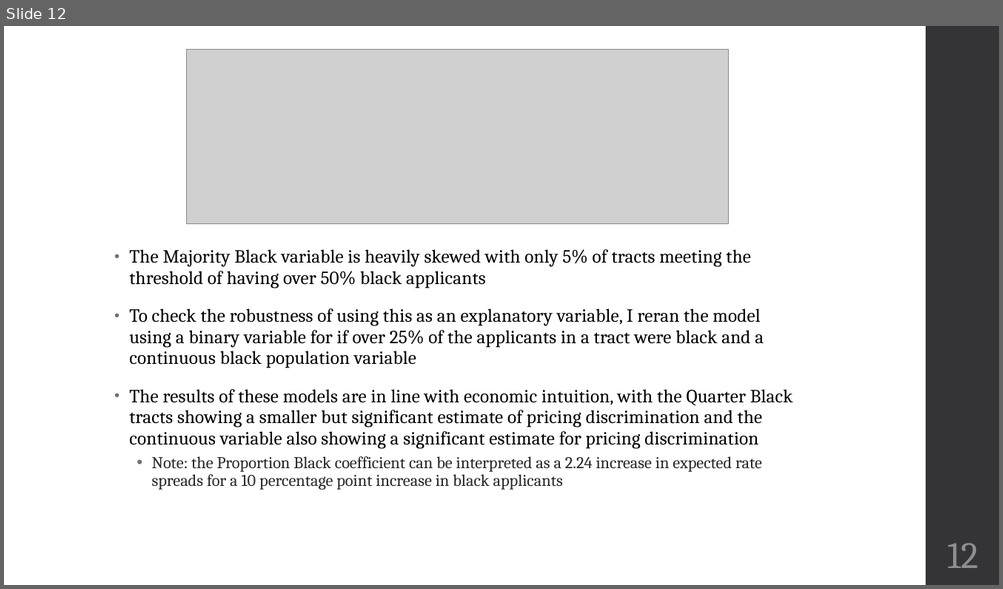
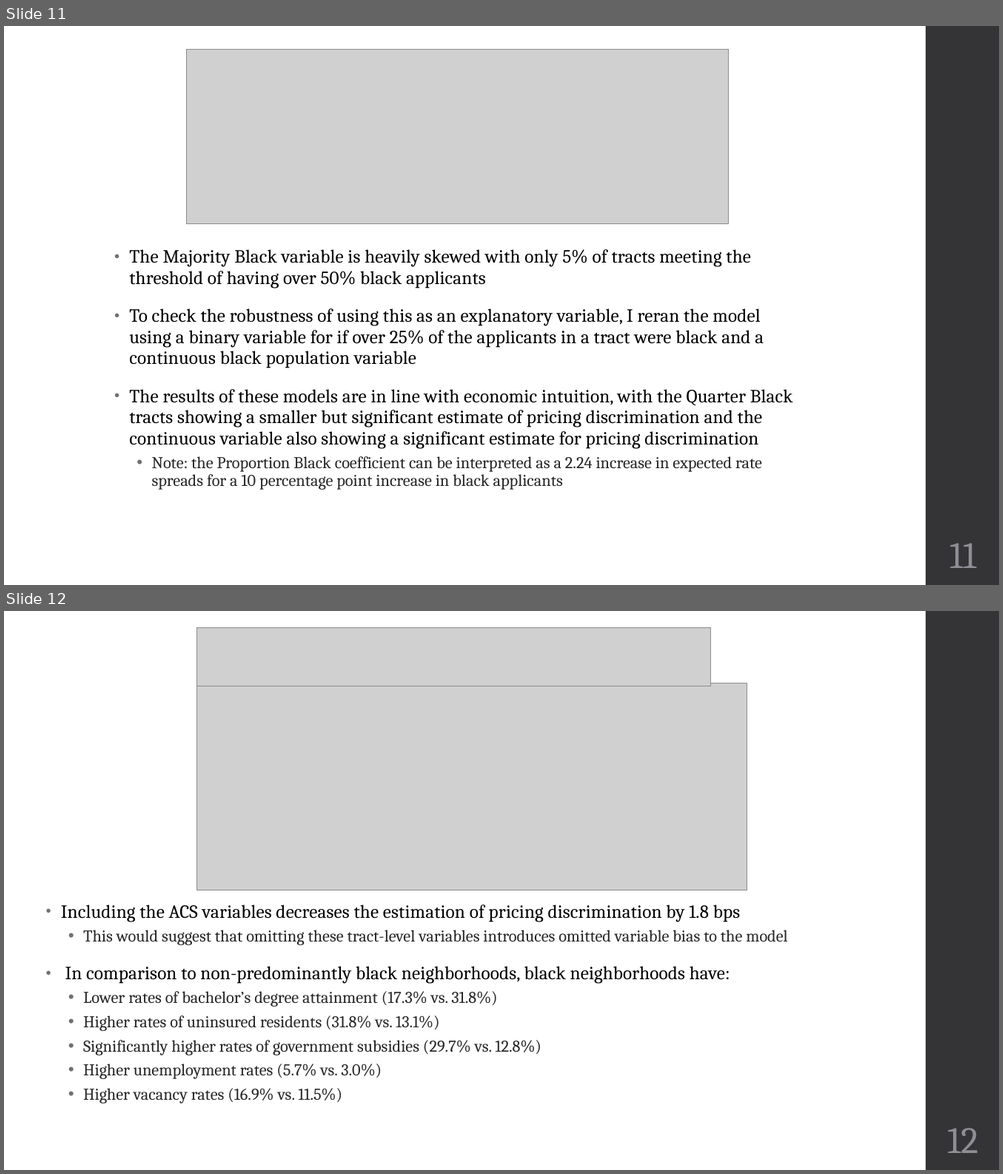
Before and after one commit to man44duke/Thesis, a slide deck: Paper/Checkpoints/02-06 Checkin.pptx. Shown one above the other, each under a label of ours: slide 12 before the commit, slides 11 and 12 after it. The pictures are 1003x589 and 1003x1174 pixels, drawn with LibreOffice and Linux fonts; fonts in the diff are those of the drawing; grey boxes stand for pictures. Boxes give left, top, right and bottom in pixels: in the first picture for what was removed or moved away, otherwise in the second. Text is boxed around its words. In the diff, an @@ line names an element or a change of style, - is before the commit and + after.

```diff
--- a/Paper/Checkpoints/02-06 Checkin.pptx
+++ b/Paper/Checkpoints/02-06 Checkin.pptx
@@ slide 12 added at <box>4,611,999,1170</box>, background #FFFFFF; not listed: 1 template element that a slide beside it also shows @@
@@ picture added at <box>197,627,711,686</box> @@
@@ picture added at <box>197,684,747,891</box> @@
@@ text added at <box>61,905,787,1104</box>, 16 pt, text #262626 @@
+• Including the ACS variables decreases the estimation of pricing discrimination by 1.8 bps
+  • This would suggest that omitting these tract-level variables introduces omitted variable bias to the model
+• In comparison to non-predominantly black neighborhoods, black neighborhoods have:
+  • Lower rates of bachelor’s degree attainment (17.3% vs. 31.8%)
+  • Higher rates of uninsured residents (31.8% vs. 13.1%)
+  • Significantly higher rates of government subsidies (29.7% vs. 12.8%)
+  • Higher unemployment rates (5.7% vs. 3.0%)
+  • Higher vacancy rates (16.9% vs. 11.5%)
@@ page number added at <box>947,1128,978,1153</box>, 36 pt, text #8E8E94 @@
+12
@@ what was slide 12 is now slide 11 @@
@@ page number at <box>949,543,976,568</box>: text changed @@
-12
+11
```
Also in this commit, not shown: 1 other slide added, 3 slides removed, 6 other files.
